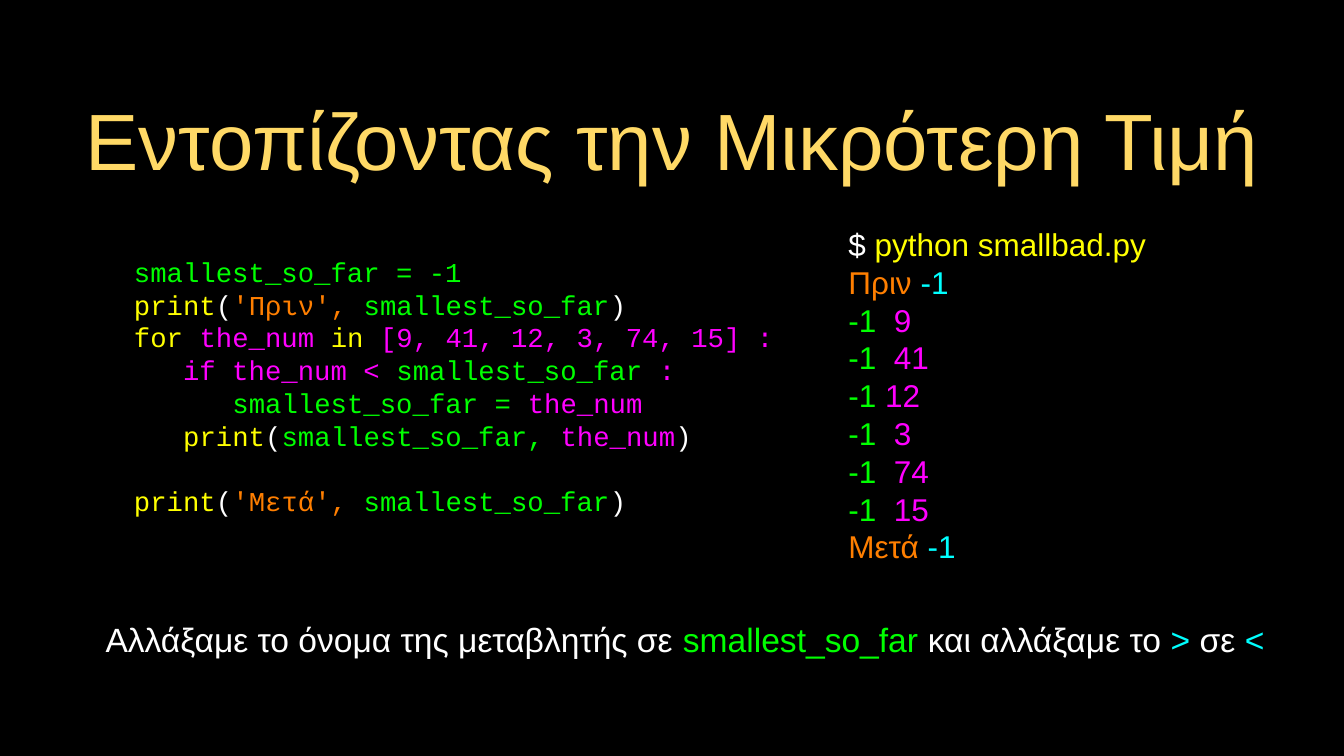
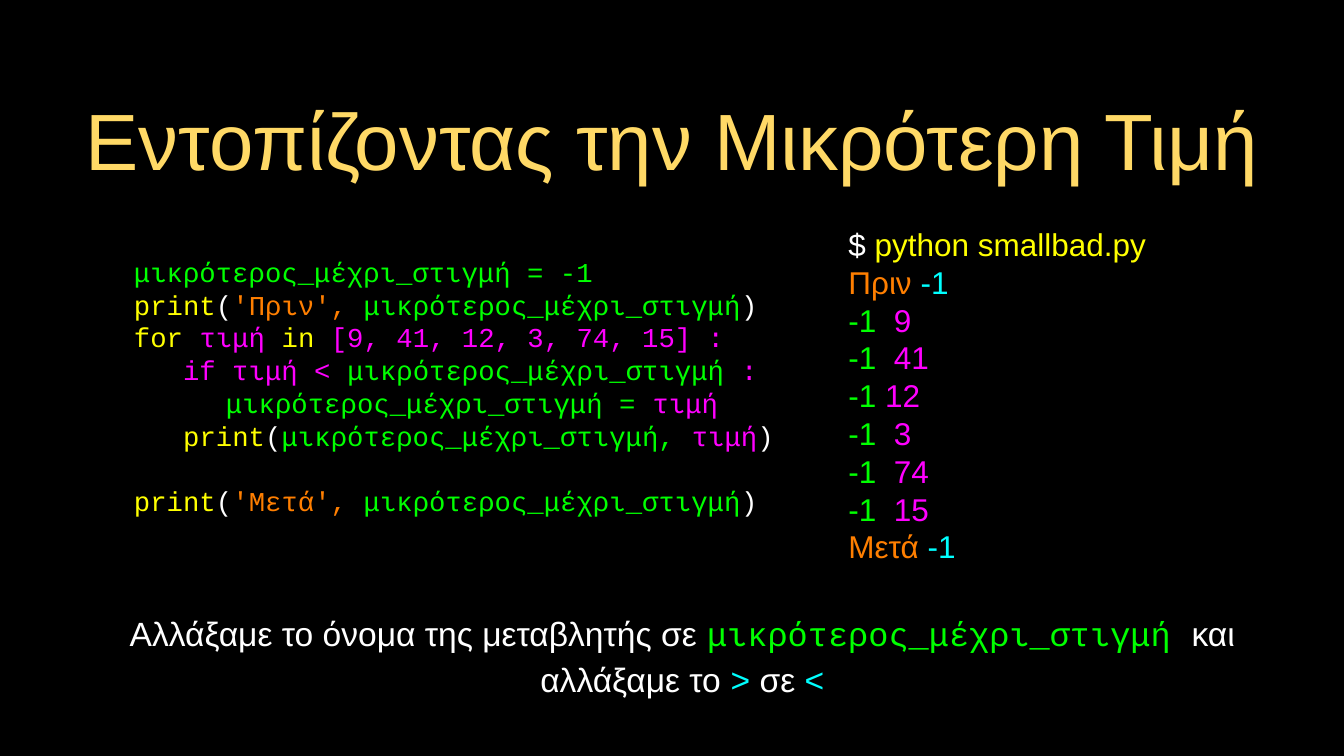
Before and after one commit to csev/py4e, a slide deck: slide 49 of lectures3/gr/Pythonlearn-05-Iterations.pptx. Drawn at 1344x756 pixels with LibreOffice and Linux fonts; fonts in the diff are those of the drawing. Boxes give left, top, right and bottom in pixels: in the first picture for what was removed or moved away, otherwise in the second. Text is boxed around its words. In the diff, an @@ line names an element or a change of style, - is before the commit and + after.

```diff
--- a/lectures3/gr/Pythonlearn-05-Iterations.pptx
+++ b/lectures3/gr/Pythonlearn-05-Iterations.pptx
@@ text at (134,263,774,517): text changed @@
-smallest_so_far = -1
-print('Πριν', smallest_so_far)
-for the_num in [9, 41, 12, 3, 74, 15] :
-if the_num < smallest_so_far :
-smallest_so_far = the_num
-print(smallest_so_far, the_num)
-print('Μετά', smallest_so_far)
+μικρότερος_μέχρι_στιγμή = -1
+print('Πριν', μικρότερος_μέχρι_στιγμή)
+for τιμή in [9, 41, 12, 3, 74, 15] :
+if τιμή < μικρότερος_μέχρι_στιγμή :
+μικρότερος_μέχρι_στιγμή = τιμή
+print(μικρότερος_μέχρι_στιγμή, τιμή)
+print('Μετά', μικρότερος_μέχρι_στιγμή)
@@ text at (130,620,1235,699): text changed @@
-Αλλάξαμε το όνομα της μεταβλητής σε smallest_so_far και αλλάξαμε το > σε <
+Αλλάξαμε το όνομα της μεταβλητής σε μικρότερος_μέχρι_στιγμή και αλλάξαμε το > σε <
```
Also in this commit, not shown: 24 other slides changed, 9 other files.
